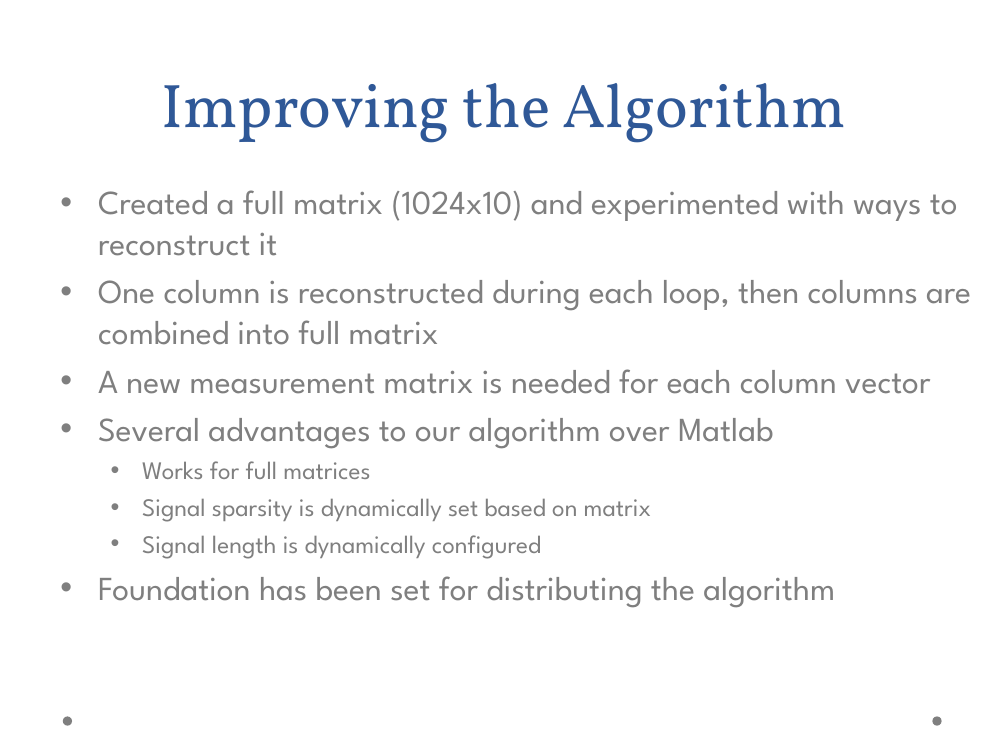
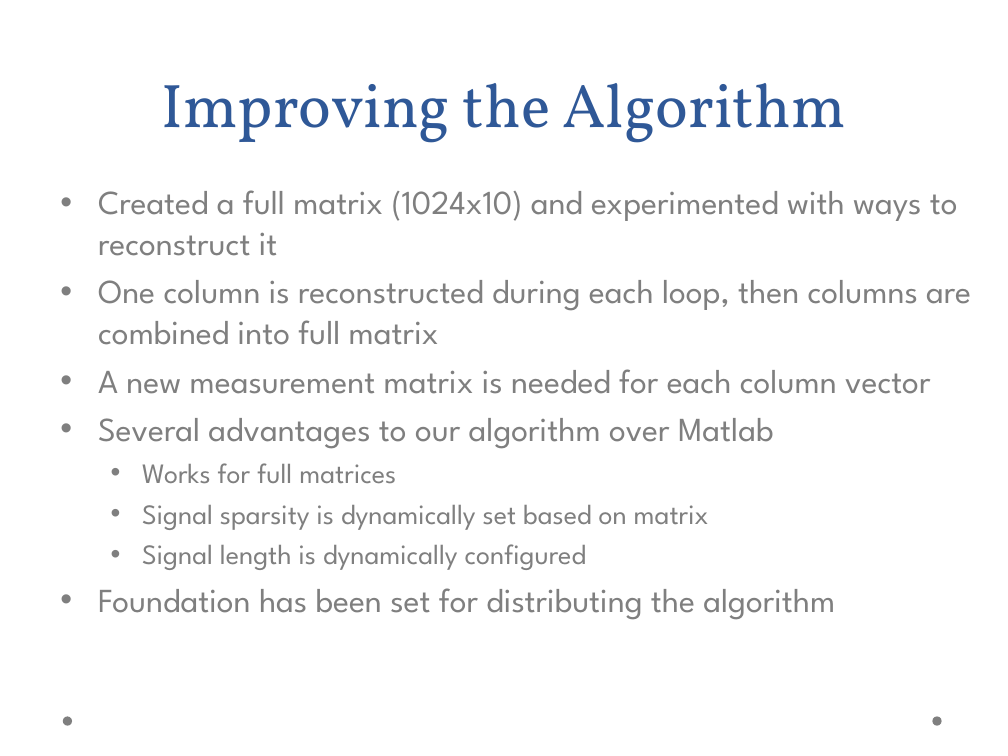
Before and after one commit to jasonrhalpern/CompressiveSensing, a slide deck: slide 7 of docs/presentation/final_presentation.ppt (slide 5 before the commit). Drawn at 1008x756 pixels with LibreOffice and Linux fonts; fonts in the diff are those of the drawing; background and template pictures are left out. Boxes give left, top, right and bottom in pixels: in the first picture for what was removed or moved away, otherwise in the second. Text is boxed around its words. In the diff, an @@ line names an element or a change of style, - is before the commit and + after.

```diff
--- a/docs/presentation/final_presentation.ppt
+++ b/docs/presentation/final_presentation.ppt
@@ text at (142,463,709,570): size 18 to 20 pt in "Works for full matrices", "Signal sparsity is dynamically set based on ...", "Signal length is dynamically configured" @@
```
Also in this commit, not shown: 1 other slide changed, 4 slides added.
